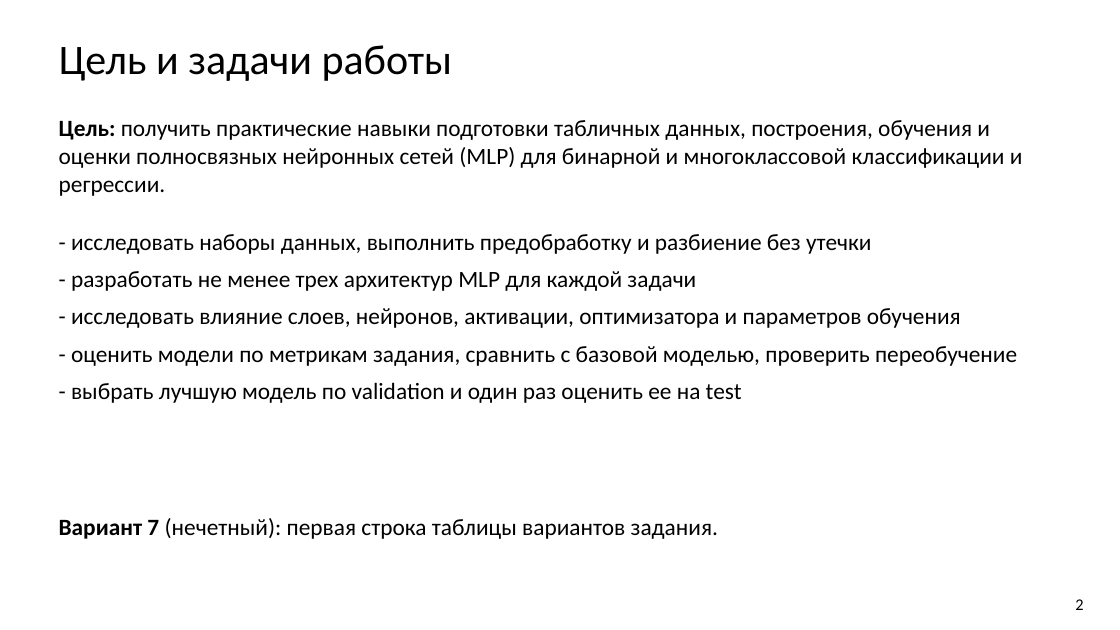
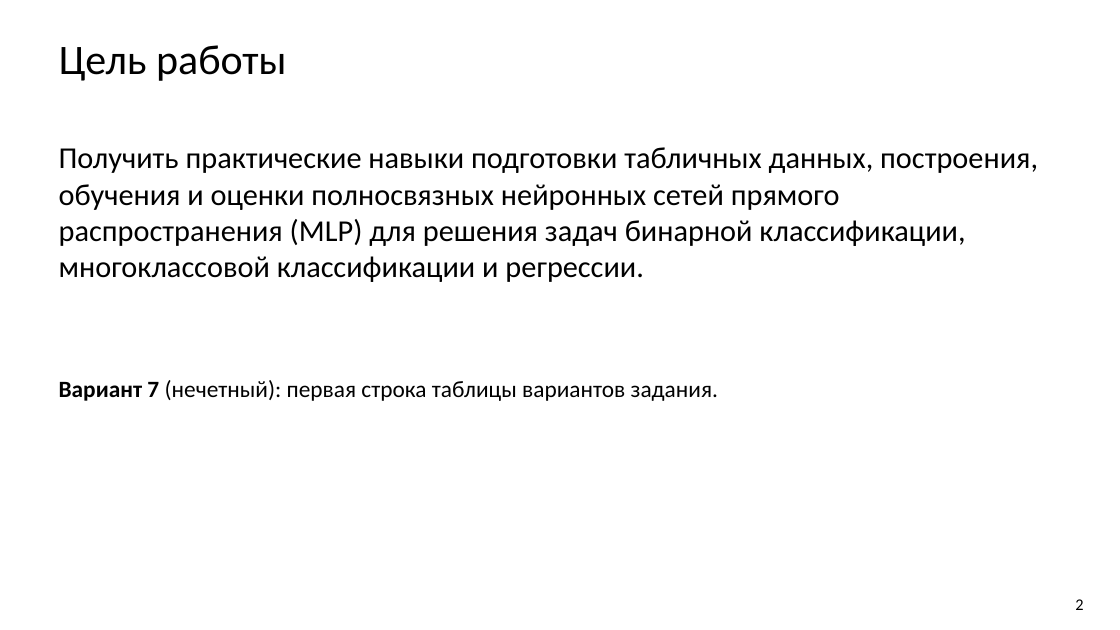
Before and after one commit to bigflyy/nn-uni, a slide deck: slide 2 of labs/lab1/nn-lab-1.pptx. Drawn at 1120x630 pixels with LibreOffice and Linux fonts; fonts in the diff are those of the drawing. Boxes give left, top, right and bottom in pixels: in the first picture for what was removed or moved away, otherwise in the second. Text is boxed around its words. In the diff, an @@ line names an element or a change of style, - is before the commit and + after.

```diff
--- a/labs/lab1/nn-lab-1.pptx
+++ b/labs/lab1/nn-lab-1.pptx
@@ title at [59,45,287,81]: text changed @@
-Цель и задачи работы
+Цель работы
@@ text at [59,147,1038,282]: text changed; size 20 to 26 pt @@
-Цель: получить практические навыки подготовки табличных данных, построения, обучения и оценки полносвязных нейронных сетей (MLP) для бинарной и многоклассовой классификации и регрессии.
+Получить практические навыки подготовки табличных данных, построения, обучения и оценки полносвязных нейронных сетей прямого распространения (MLP) для решения задач бинарной классификации, многоклассовой классификации и регрессии.
@@ text removed at [71,234,1017,403] @@
-- исследовать наборы данных, выполнить предобработку и разбиение без утечки
-- разработать не менее трех архитектур MLP для каждой задачи
-- исследовать влияние слоев, нейронов, активации, оптимизатора и параметров обучения
-- оценить модели по метрикам задания, сравнить с базовой моделью, проверить переобучение
-- выбрать лучшую модель по validation и один раз оценить ее на test
@@ text "Вариант 7 (нечетный): первая строка ...": place and size @@
-text "Вариант 7 (нечетный): первая строка ..." at [59,518,718,539]
+text "Вариант 7 (нечетный): первая строка ..." at [59,380,718,401]
```
Also in this commit, not shown: 41 other slides changed, 19 slides added, 2 slides removed, 19 other files.
